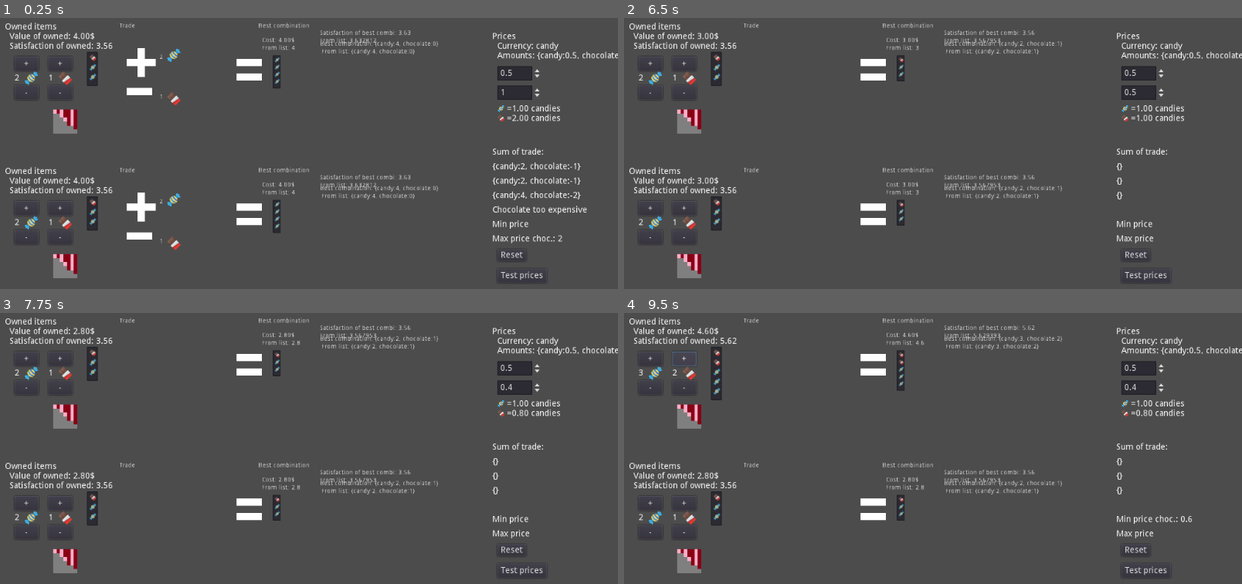
Above: before the commit, frames 1-4 (two rows, left to right).
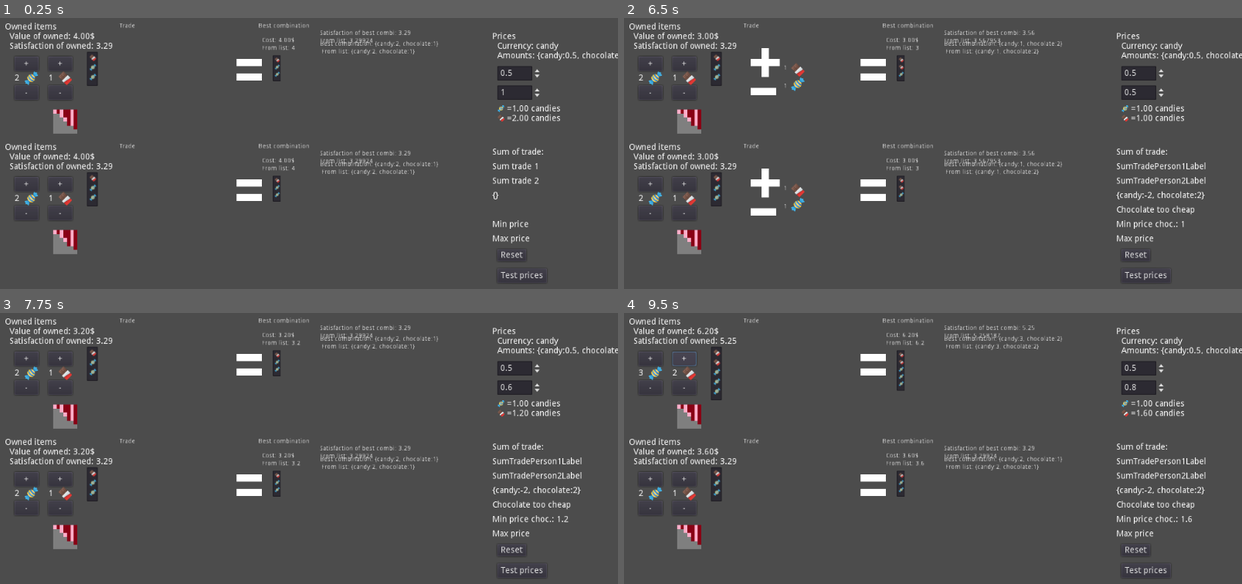
Above: after the commit, the same moments.

Repository: carlostgit/Prices
Game: Godot game, scene res://MainScene.tscn
Same seed, same stepped clock (60 frames per second), same inputs: the game is played once before the commit and once after it. The engine's default icon, where the game draws it, is replaced by a stand-in: a white triangle on a blue panel in a dark square.
Inputs (mouse positions are in pixels of both pictures, inside the frame that each line leads up to):
- Up to frame 1 (0.25 s): no input
- Up to frame 2 (6.5 s): click "Reset" at 0.5 s; click "Test prices" at 1.25 s; click "+" at 2 s; click "+" at 2.75 s; click "-" at 3.5 s; click "-" at 4.25 s; click (654, 77) at 5.02 s; click (691, 77) at 5.77 s
- Up to frame 3 (7.75 s): click (67, 415) at 6.52 s; click "X" at 7.25 s
- Up to frame 4 (9.5 s): click "+" at 8 s; click "+" at 8.75 s

The runs differ from the first frame. In frame 1, 5.9% of the frame differs, in the area x 0-95%, y 4-97%; in frame 2, 5.7%; in frame 3, 4.9%; in frame 4, 4.8%.

Commit message:
Cambio para que los PersonScene se añadan en ejecución, y para que TradeSum tenga en cuenta un número indeterminado de PersonScene

Diff:
--- a/MainScene.gd
+++ b/MainScene.gd
@@ -5,14 +5,36 @@
 # var a = 2
 # var b = "text"
 
+signal signal_num_persons_updated(num)
+
+var _person_scene_res = preload("res://PersonScene.tscn")
+
+var _person_scene_instances = []
+
 
 # Called when the node enters the scene tree for the first time.
 func _ready():
 	#Todo: jugar con esto para encontrar trueques a distintos precios
-	$PersonScene1.set_preference_for_candy()
-	$PersonScene2.set_preference_for_candy()
+#	$PersonScene1.set_preference_for_candy()
+#	$PersonScene2.set_preference_for_candy()
+
+	add_person_scene_instance()
+	add_person_scene_instance()
 
 	pass # Replace with function body.
+
+func add_person_scene_instance():
+#	Prueba instancia
+	var instance = _person_scene_res.instance()
+	add_child(instance)
+	instance.set_preference_for_chocolate()
+	var position_y = 0 + 200*_person_scene_instances.size()
+	instance.set_position(Vector2(0,position_y))
+	instance.connect("trade_updated",$CanvasLayer/TradeSum,"_on_PersonScene_trade_updated")
+	$PricesInfo.connect("prices_changed",instance,"_on_PricesInfo_prices_changed")
+	_person_scene_instances.append(instance)
+	emit_signal("signal_num_persons_updated",_person_scene_instances.size())
+#
 
 
 # Called every frame. 'delta' is the elapsed time since the previous frame.
--- a/MainScene.tscn
+++ b/MainScene.tscn
@@ -1,6 +1,5 @@
-[gd_scene load_steps=5 format=2]
+[gd_scene load_steps=4 format=2]
 
-[ext_resource path="res://PersonScene.tscn" type="PackedScene" id=1]
 [ext_resource path="res://PricesInfo.tscn" type="PackedScene" id=2]
 [ext_resource path="res://TradeSum.gd" type="Script" id=3]
 [ext_resource path="res://MainScene.gd" type="Script" id=4]
@@ -8,16 +7,13 @@
 [node name="MainScene" type="Node2D"]
 script = ExtResource( 4 )
 
-[node name="PersonScene1" parent="." instance=ExtResource( 1 )]
-
-[node name="PersonScene2" parent="." instance=ExtResource( 1 )]
-position = Vector2( 0, 240 )
-
 [node name="PricesInfo" parent="." instance=ExtResource( 2 )]
 margin_left = 816.0
 margin_right = 1000.0
 
-[node name="TradeSum" type="Control" parent="."]
+[node name="CanvasLayer" type="CanvasLayer" parent="."]
+
+[node name="TradeSum" type="Control" parent="CanvasLayer"]
 margin_left = 816.0
 margin_top = 216.0
 margin_right = 984.0
@@ -26,10 +22,8 @@
 __meta__ = {
 "_edit_use_anchors_": false
 }
-node_path1 = NodePath("../PersonScene1")
-node_path2 = NodePath("../PersonScene2")
 
-[node name="Label" type="Label" parent="TradeSum"]
+[node name="Label" type="Label" parent="CanvasLayer/TradeSum"]
 margin_right = 40.0
 margin_bottom = 14.0
 text = "Sum of trade:"
@@ -37,7 +31,7 @@
 "_edit_use_anchors_": false
 }
 
-[node name="SumTradePerson1Label" type="Label" parent="TradeSum"]
+[node name="SumTradePerson1Label" type="Label" parent="CanvasLayer/TradeSum"]
 margin_top = 24.0
 margin_right = 40.0
 margin_bottom = 38.0
@@ -46,13 +40,13 @@
 "_edit_use_anchors_": false
 }
 
-[node name="SumTradePerson2Label" type="Label" parent="TradeSum"]
+[node name="SumTradePerson2Label" type="Label" parent="CanvasLayer/TradeSum"]
 margin_top = 48.0
 margin_right = 40.0
 margin_bottom = 62.0
 text = "Sum trade 2"
 
-[node name="SumOfAllTrades" type="Label" parent="TradeSum"]
+[node name="SumOfAllTrades" type="Label" parent="CanvasLayer/TradeSum"]
 margin_top = 72.0
 margin_right = 40.0
 margin_bottom = 86.0
@@ -61,7 +55,7 @@
 "_edit_use_anchors_": false
 }
 
-[node name="PricesResult" type="Label" parent="TradeSum"]
+[node name="PricesResult" type="Label" parent="CanvasLayer/TradeSum"]
 margin_top = 96.0
 margin_right = 96.0
 margin_bottom = 120.0
@@ -70,7 +64,7 @@
 "_edit_use_anchors_": false
 }
 
-[node name="MinPrice" type="Label" parent="TradeSum"]
+[node name="MinPrice" type="Label" parent="CanvasLayer/TradeSum"]
 margin_top = 120.0
 margin_right = 88.0
 margin_bottom = 144.0
@@ -79,13 +73,13 @@
 "_edit_use_anchors_": false
 }
 
-[node name="MaxPrice" type="Label" parent="TradeSum"]
+[node name="MaxPrice" type="Label" parent="CanvasLayer/TradeSum"]
 margin_top = 144.0
 margin_right = 80.0
 margin_bottom = 168.0
 text = "Max price"
 
-[node name="ResetButton" type="Button" parent="TradeSum"]
+[node name="ResetButton" type="Button" parent="CanvasLayer/TradeSum"]
 margin_left = 8.0
 margin_top = 168.0
 margin_right = 56.0
@@ -95,7 +89,7 @@
 "_edit_use_anchors_": false
 }
 
-[node name="TestPricesButton" type="Button" parent="TradeSum"]
+[node name="TestPricesButton" type="Button" parent="CanvasLayer/TradeSum"]
 margin_left = 8.0
 margin_top = 200.0
 margin_right = 56.0
@@ -105,14 +99,11 @@
 "_edit_use_anchors_": false
 }
 
-[node name="TimerTestPrices" type="Timer" parent="TradeSum"]
+[node name="TimerTestPrices" type="Timer" parent="CanvasLayer/TradeSum"]
 [connection signal="ready" from="." to="PricesInfo" method="_on_MainScene_ready"]
-[connection signal="trade_updated" from="PersonScene1" to="TradeSum" method="_on_PersonScene1_trade_updated"]
-[connection signal="trade_updated" from="PersonScene2" to="TradeSum" method="_on_PersonScene2_trade_updated"]
-[connection signal="prices_changed" from="PricesInfo" to="PersonScene1" method="_on_PricesInfo_prices_changed"]
-[connection signal="prices_changed" from="PricesInfo" to="PersonScene2" method="_on_PricesInfo_prices_changed"]
-[connection signal="decrease_chocolate_price" from="TradeSum" to="PricesInfo" method="_on_TradeSum_decrease_chocolate_price"]
-[connection signal="increase_chocolate_price" from="TradeSum" to="PricesInfo" method="_on_TradeSum_increase_chocolate_price"]
-[connection signal="pressed" from="TradeSum/ResetButton" to="TradeSum" method="_on_ResetButton_pressed"]
-[connection signal="pressed" from="TradeSum/TestPricesButton" to="TradeSum" method="_on_TestPricesButton_pressed"]
-[connection signal="timeout" from="TradeSum/TimerTestPrices" to="TradeSum" method="_on_TimerTestPrices_timeout"]
+[connection signal="signal_num_persons_updated" from="." to="CanvasLayer/TradeSum" method="_on_MainScene_signal_num_persons_updated"]
+[connection signal="decrease_chocolate_price" from="CanvasLayer/TradeSum" to="PricesInfo" method="_on_TradeSum_decrease_chocolate_price"]
+[connection signal="increase_chocolate_price" from="CanvasLayer/TradeSum" to="PricesInfo" method="_on_TradeSum_increase_chocolate_price"]
+[connection signal="pressed" from="CanvasLayer/TradeSum/ResetButton" to="CanvasLayer/TradeSum" method="_on_ResetButton_pressed"]
+[connection signal="pressed" from="CanvasLayer/TradeSum/TestPricesButton" to="CanvasLayer/TradeSum" method="_on_TestPricesButton_pressed"]
+[connection signal="timeout" from="CanvasLayer/TradeSum/TimerTestPrices" to="CanvasLayer/TradeSum" method="_on_TimerTestPrices_timeout"]
--- a/TradeSum.gd
+++ b/TradeSum.gd
@@ -6,14 +6,15 @@
 # var a = 2
 # var b = "text"
 
-export(NodePath) var node_path1
-export(NodePath) var node_path2
+#export(NodePath) var node_path1
+#export(NodePath) var node_path2
+#
+#var _person1:Node = null
+#var _person2:Node = null
 
-var _person1:Node = null
-var _person2:Node = null
-
-var _person1_trade_combidict = {}
-var _person2_trade_combidict = {}
+#var _person1_trade_combidict = {}
+#var _person2_trade_combidict = {}
+var _array_of_person_trade_combidict = []
 var _sum_of_trade_combidict = {}
 
 var _min_price_of_chocolate_found:bool = false
@@ -30,8 +31,8 @@
 signal increase_chocolate_price
 # Called when the node enters the scene tree for the first time.
 func _ready():
-	_person1 = get_node(node_path1)
-	_person2 = get_node(node_path2)
+#	_person1 = get_node(node_path1)
+#	_person2 = get_node(node_path2)
 	pass # Replace with function body.
 
 # Called every frame. 'delta' is the elapsed time since the previous frame.
@@ -40,11 +41,17 @@
 
 
 func update_sum_trades()->void:
-	var trade1_combination:Combination = Combination.new(_person1_trade_combidict)
-	var trade2_combination:Combination = Combination.new(_person2_trade_combidict)
+#	var trade1_combination:Combination = Combination.new(_person1_trade_combidict)
+#	var trade2_combination:Combination = Combination.new(_person2_trade_combidict)
+	var trade_combination_sum:Combination = Combination.new()
+	for person_trade_combidict in self._array_of_person_trade_combidict:
+		var trade_combination:Combination = Combination.new(person_trade_combidict)
+		trade_combination_sum.sum(trade_combination)
 
-	trade1_combination.sum(trade2_combination)
-	_sum_of_trade_combidict = trade1_combination.get_combidict()
+	_sum_of_trade_combidict = trade_combination_sum.get_combidict()
+
+#	trade1_combination.sum(trade2_combination)
+#	_sum_of_trade_combidict = trade1_combination.get_combidict()
 
 	$SumOfAllTrades.set_text(str(_sum_of_trade_combidict))
 
@@ -100,15 +107,23 @@
 		var old_text:String = $PricesResult.get_text()
 		$PricesResult.set_text(old_text + " error")
 
-func _on_PersonScene1_trade_updated(origin_node, trade_combidict):
-	_person1_trade_combidict = trade_combidict
-	$SumTradePerson1Label.set_text(str(trade_combidict))
-#	update_sum_trades()
-	person_trade_updated(origin_node)
+#func _on_PersonScene1_trade_updated(origin_node, trade_combidict):
+#	_person1_trade_combidict = trade_combidict
+#	$SumTradePerson1Label.set_text(str(trade_combidict))
+##	update_sum_trades()
+#	person_trade_updated(origin_node)
 
-func _on_PersonScene2_trade_updated(origin_node, trade_combidict):
-	_person2_trade_combidict = trade_combidict
-	$SumTradePerson2Label.set_text(str(trade_combidict))
+#func _on_PersonScene2_trade_updated(origin_node, trade_combidict):
+#	_person2_trade_combidict = trade_combidict
+#	$SumTradePerson2Label.set_text(str(trade_combidict))
+##	update_sum_trades()
+#	person_trade_updated(origin_node)
+
+func _on_PersonScene_trade_updated(origin_node, trade_combidict):
+	var person_trade_combidict = {}
+	person_trade_combidict = trade_combidict
+	self._array_of_person_trade_combidict.append(person_trade_combidict)
+#	$SumTradePerson2Label.set_text(str(trade_combidict))
 #	update_sum_trades()
 	person_trade_updated(origin_node)
 
@@ -164,3 +179,6 @@
 			$TimerTestPrices.stop()
 
 	pass # Replace with function body.
+
+func _on_MainScene_signal_num_persons_updated(num):
+	self._num_of_persons = num
